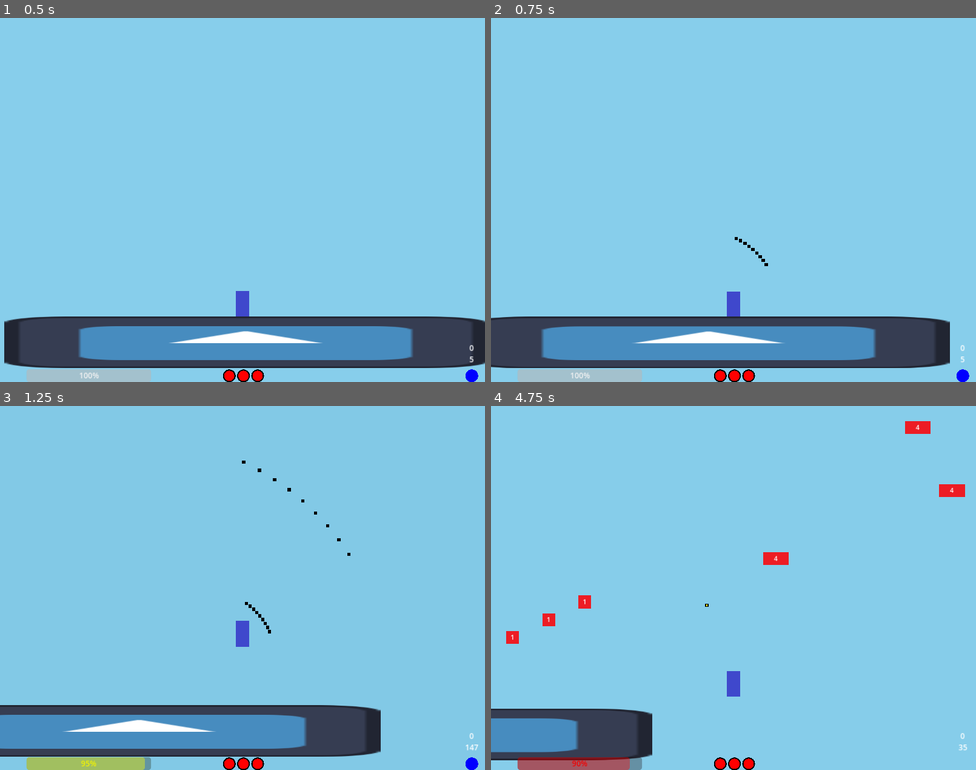
Above: before the commit, frames 1-4 (two rows, left to right).
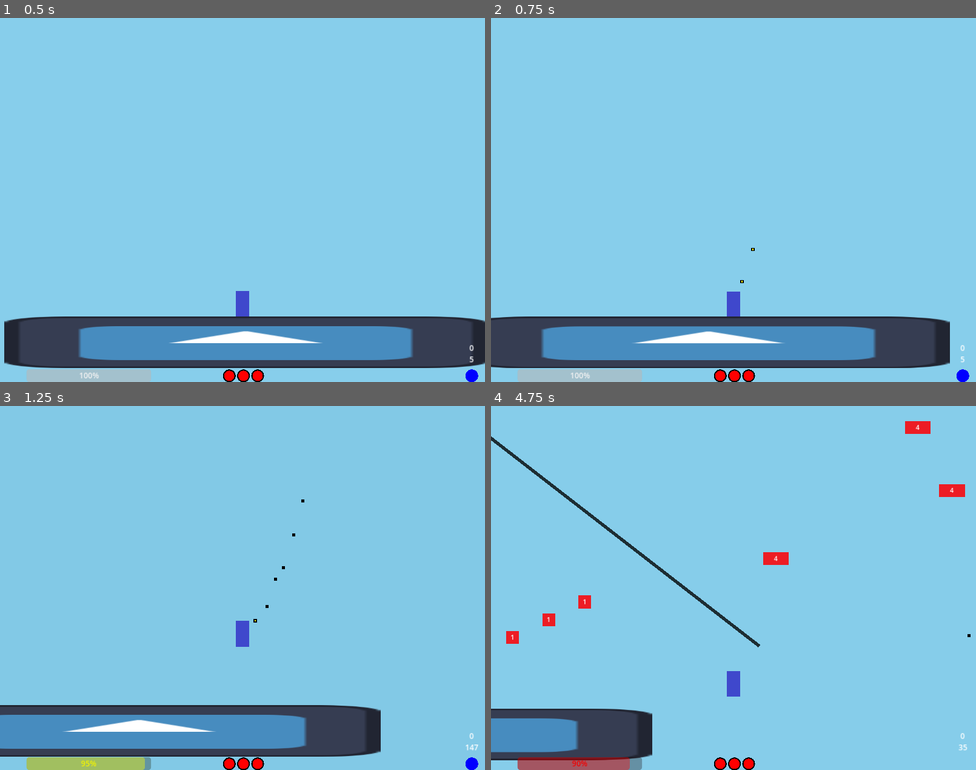
Above: after the commit, the same moments.

Repository: notMSB/bunk
Game: Godot game, scene res://scenes/game.tscn
The game is run twice, just before and just after one commit, with the same random seed, the same clock (stepped at 60 frames per second) and the same inputs. The engine's default icon, where the game draws it, is replaced by a stand-in: a white triangle on a blue panel in a dark square.
Inputs (mouse positions are in pixels of both pictures, inside the frame that each line leads up to):
- Up to frame 1 (0.5 s): no input
- Up to frame 2 (0.75 s): move the mouse to (840, 181) at 0.52 s; press the mouse at (840, 181) at 0.53 s; hold Right (ui_right) from 0.53 s (still down)
- Up to frame 3 (1.25 s): keep holding Right (ui_right); tap Space (jump) at 0.77, 0.8, 1.07 s
- Up to frame 4 (4.75 s): move the mouse to (636, 606) at 1.27 s; release the mouse at (636, 606) at 1.28 s; tap Space (jump) at 1.35, 1.52, 1.82, 2.3, 3.02, 3.32, 3.77, 3.8, 4.07, 4.52 s; click (636, 606) at 1.55 s; move the mouse to (782, 507) at 2.02 s; release Right (ui_right) at 2.03 s; hold Left (ui_left) 2.03-2.78 s; tap Shift (item) at 2.1 s; move the mouse to (709, 660) at 2.77 s; hold Right (ui_right) 2.78-4.28 s; tap Ctrl (misc) at 2.85 s; click (709, 660) at 3.05 s; move the mouse to (879, 642) at 3.52 s; press the mouse at (879, 642) at 3.53 s; move the mouse to (588, 533) at 4.27 s; release the mouse at (588, 533) at 4.28 s; hold Left (ui_left) from 4.28 s (still down); tap Mouse wheel down (swap_down) at 4.35 s; click (588, 533) at 4.55 s

Frame 1 is identical in both runs. In frame 2, less than 0.1% of the frame differs, in the area x 50-58%, y 60-73%; in frame 3, 0.1%; in frame 4, 0.6%, in the area x 0-99%, y 8-67%.

Commit message:
crouch refinements

Diff:
--- a/scripts/basic_gun.gd
+++ b/scripts/basic_gun.gd
@@ -12,6 +12,9 @@
 const MAX_DRIFT := 13.5
 var drift := .0
 
+func get_pierce():
+	return PIERCE
+
 func _process(delta):
 	currentReset -= delta
 	if currentReset <= 0: drift = 0
--- a/scripts/global.gd
+++ b/scripts/global.gd
@@ -2,5 +2,5 @@
 
 var score := 0
 var easy := false
-var usedWeapon := 3
+var usedWeapon := 0
 var shame := false
--- a/scripts/laser_gun.gd
+++ b/scripts/laser_gun.gd
@@ -6,6 +6,9 @@
 const DAMAGE := 3
 const PIERCE := .0
 
+func get_pierce():
+	return PIERCE
+
 func shot_boost(mousePos, playerPos, grounded):
 	var force = 500 if grounded else 400
 	var direction = (playerPos - mousePos).normalized()
--- a/scripts/player.gd
+++ b/scripts/player.gd
@@ -14,6 +14,7 @@
 
 @export var mobile := false
 var launching := false
+var crouched := false
 
 var health := 3
 
@@ -80,17 +81,8 @@
 			weaponIndex += 1
 			if weaponIndex == $Weapon.get_child_count(): weaponIndex = 0
 			weaponCooldown = .1
-		if Input.is_action_just_pressed("down"):
-			scale.y = .5
-			position.y += CROUCH_DIFF
-			if is_on_floor(): plat_drop()
-			else: velocity.y = max(velocity.y, 600) #fastfall
-		#if Input.is_action_pressed("down"):
-
-		if Input.is_action_just_released("down"):
-			scale.y = 1
-			position.y -= CROUCH_DIFF
-		#if Input.is_action_pressed("down") and is_on_floor(): jumpBoost -= 2
+		if Input.is_action_just_pressed("down") and !crouched: crouch()
+		if Input.is_action_just_released("down") and crouched: uncrouch()
 
 		#Controller support, right stick mouse movement
 		var mouseSens := 3000.0
@@ -134,7 +126,7 @@
 		var shot = $Weapon.get_child(weaponIndex).Projectile.instantiate()
 		$Projectiles.add_child(shot)
 
-		shot.fire(get_global_mouse_position(), global_position, $Weapon.get_child(weaponIndex).DAMAGE, $Weapon.get_child(weaponIndex).PIERCE)
+		shot.fire(get_global_mouse_position(), global_position, $Weapon.get_child(weaponIndex).DAMAGE, $Weapon.get_child(weaponIndex).get_pierce())
 		weaponCooldown = $Weapon.get_child(weaponIndex).COOLDOWN
 		if mobile:
 			if get_global_mouse_position().y > global_position.y: launching = true
@@ -160,17 +152,32 @@
 				currentPlatform = null
 
 func jump():
-	if currentCoyote > 0:
-		currentCoyote = 0
-		change_velocity(JUMP_VELOCITY)
-		if currentPlatform != null: currentPlatform.boost(JUMP_VELOCITY)
-		jumping = true
-	elif fuel >= fuelThreshold and currentAirJumps < AIR_JUMPS:
-		currentAirJumps += 1
-		change_velocity(JUMP_VELOCITY/1.15)
-		velocity.x *= 1.4
-		change_fuel(-1 * fuelThreshold)
-		jumping = true
+	if crouched:
+		if is_on_floor(): plat_drop()
+		uncrouch(false)
+	else:
+		if currentCoyote > 0:
+			currentCoyote = 0
+			change_velocity(JUMP_VELOCITY)
+			if currentPlatform != null: currentPlatform.boost(JUMP_VELOCITY)
+			jumping = true
+		elif fuel >= fuelThreshold and currentAirJumps < AIR_JUMPS:
+			currentAirJumps += 1
+			change_velocity(JUMP_VELOCITY/1.15)
+			velocity.x *= 1.4
+			change_fuel(-1 * fuelThreshold)
+			jumping = true
+
+func crouch():
+	crouched = true
+	scale.y = .5
+	position.y += CROUCH_DIFF
+	if !is_on_floor(): velocity.y = max(velocity.y, 600) #fastfall
+
+func uncrouch(adjust = true):
+	crouched = false
+	scale.y = 1
+	if adjust: position.y -= CROUCH_DIFF
 
 func change_item(change):
 	hasItem = change
@@ -193,9 +200,10 @@
 	UI.update_health(health, true)
 
 func set_invuln(isInvuln):
-	if isInvuln: currentInvuln = INVULN_TIME
-	collision_layer -= 1 if isInvuln else -1
-	invulnerable = isInvuln
+	if invulnerable and isInvuln: currentInvuln = INVULN_TIME
+	else:
+		collision_layer -= 1 if isInvuln else -1
+		invulnerable = isInvuln
 
 func die():
 	var runScore = UI.get_height()
@@ -204,6 +212,7 @@
 	get_tree().call_deferred("reload_current_scene")
 
 func plat_drop():
+	uncrouch()
 	position.y += 4
 	currentPlatform = null
 
--- a/scripts/rocket.gd
+++ b/scripts/rocket.gd
@@ -6,7 +6,13 @@
 var speed := 950
 var damage : int
 
-func fire(goalPos, startPos, weaponDamage, _pierce):
+var pierceTimer := .0
+var canPierce := false
+
+func fire(goalPos, startPos, weaponDamage, pierce):
+	if pierce != 0: #0 pierce is infinite pierce
+		canPierce = true
+		pierceTimer = pierce
 	damage = weaponDamage
 	global_position = startPos
 	direction = (goalPos - startPos).normalized()
@@ -22,9 +28,13 @@
 
 func _process(delta):
 	position += direction * speed * delta
+	if pierceTimer > 0:
+		pierceTimer -= delta
+		if pierceTimer <= 0:
+			canPierce = false
 
 func _on_body_entered(body):
-	if body.collision_layer != 65: #ignore player, delete on everything else
+	if body.collision_layer != 65 and !canPierce: #ignore player, delete on everything else
 		explode(body)
 
 func _on_visible_on_screen_notifier_2d_screen_exited():
--- a/scripts/rocket_launcher.gd
+++ b/scripts/rocket_launcher.gd
@@ -5,6 +5,11 @@
 const COOLDOWN = .35
 const DAMAGE = 10
 const PIERCE := .0
+const ALT_PIERCE := .05
+
+func get_pierce():
+	if get_parent().get_parent().crouched: return ALT_PIERCE
+	return PIERCE
 
 func shot_boost(mousePos, playerPos, grounded):
 	var force = 500 if grounded else 400
--- a/scripts/shotgun.gd
+++ b/scripts/shotgun.gd
@@ -6,6 +6,9 @@
 const DAMAGE = 1
 const PIERCE = .15
 
+func get_pierce():
+	return PIERCE
+
 func shot_boost(mousePos, playerPos, grounded):
 	var force = 500 if grounded else 400
 	var direction = (playerPos - mousePos).normalized()
